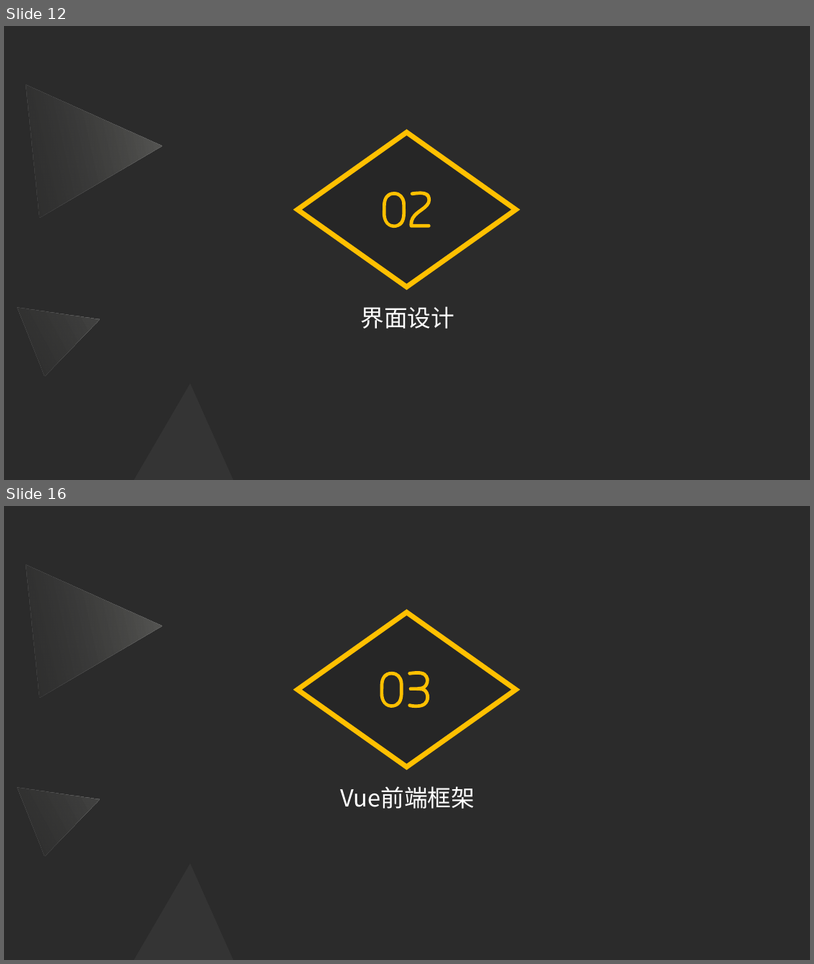
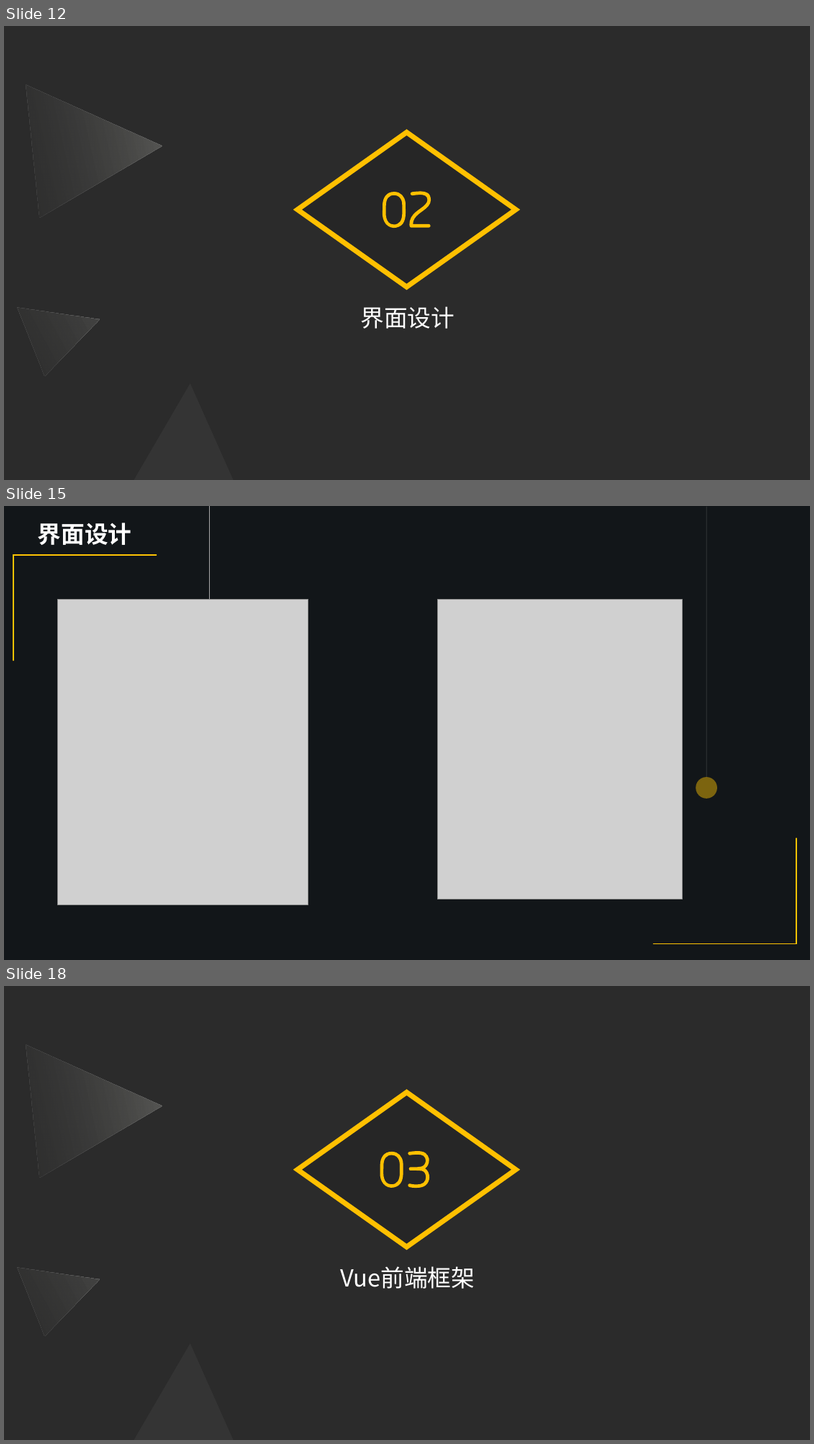
Before and after one commit to Software-Training/Development-steps, a slide deck: 项目架构与框架.pptx. Shown one above the other, each under a label of ours: slides 12 and 16 before the commit, slides 12, 15 and 18 after it; the slides between them are not shown. The pictures are 814x964 and 814x1444 pixels, drawn with LibreOffice and Linux fonts; fonts in the diff are those of the drawing; grey boxes stand for pictures; background and template pictures are left out; a plain dark background stands for a picture behind light text. Boxes give left, top, right and bottom in pixels: in the first picture for what was removed or moved away, otherwise in the second. Text is boxed around its words. In the diff, an @@ line names an element or a change of style, - is before the commit and + after.

```diff
--- a/项目架构与框架.pptx
+++ b/项目架构与框架.pptx
@@ slide 15 added at <box>4,506,810,960</box>, background #FFFFFF @@
@@ rectangle added at <box>4,506,810,960</box>, fill #182028 @@
@@ rectangle added at <box>4,506,810,960</box>, fill #0D0D0D at 52% opacity @@
@@ text added at <box>38,523,132,545</box>, 28 pt, text #FFFFFF, bold @@
+界面设计
@@ line added from (210, 506) to (210, 644), #A6A6A6 0.5 pt @@
@@ line added from (707, 507) to (707, 777), #808080 0.5 pt @@
@@ half frame added at <box>13,555,157,660</box>, fill #4472C4, outline #FEC303 1 pt @@
@@ picture added at <box>58,599,309,905</box> @@
@@ picture added at <box>437,599,682,899</box> @@
@@ ellipse added at <box>696,777,718,798</box>, fill #FEC303 at 45% opacity @@
@@ half frame added at <box>653,837,797,943</box>, fill #4472C4, outline #FEC303 1 pt @@
@@ what was slide 16 is now slide 18 @@
```
Also in this commit, not shown: 11 slides changed, 7 other slides added, 7 slides removed.
